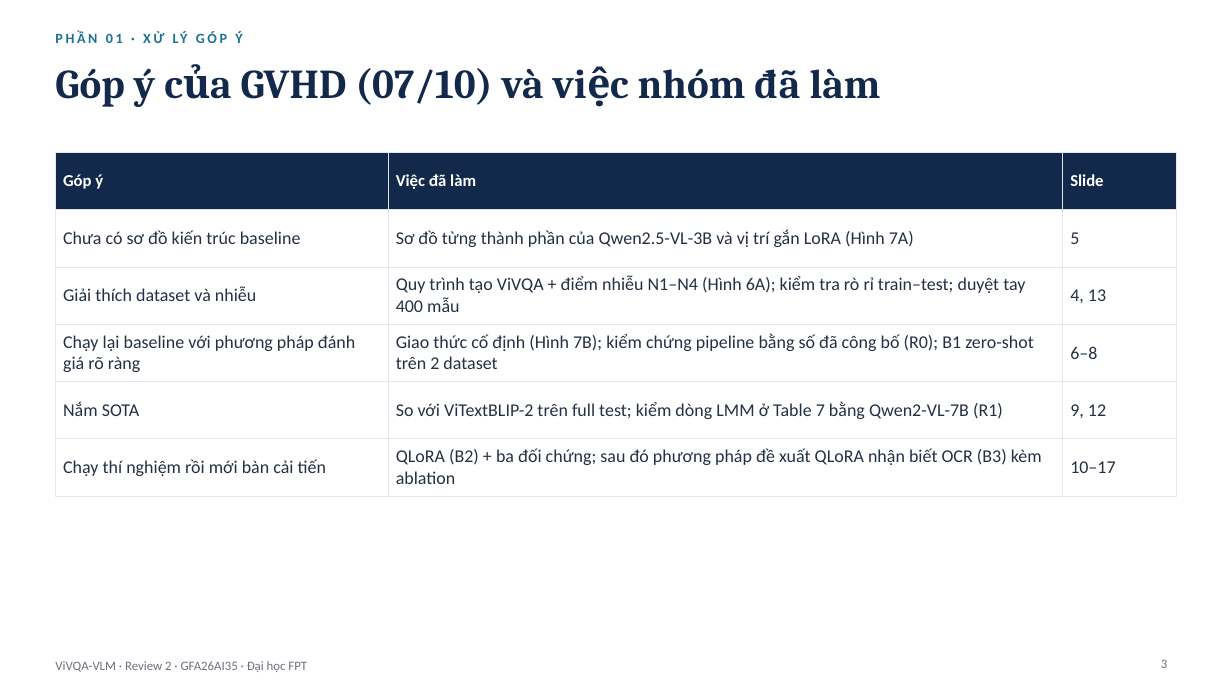
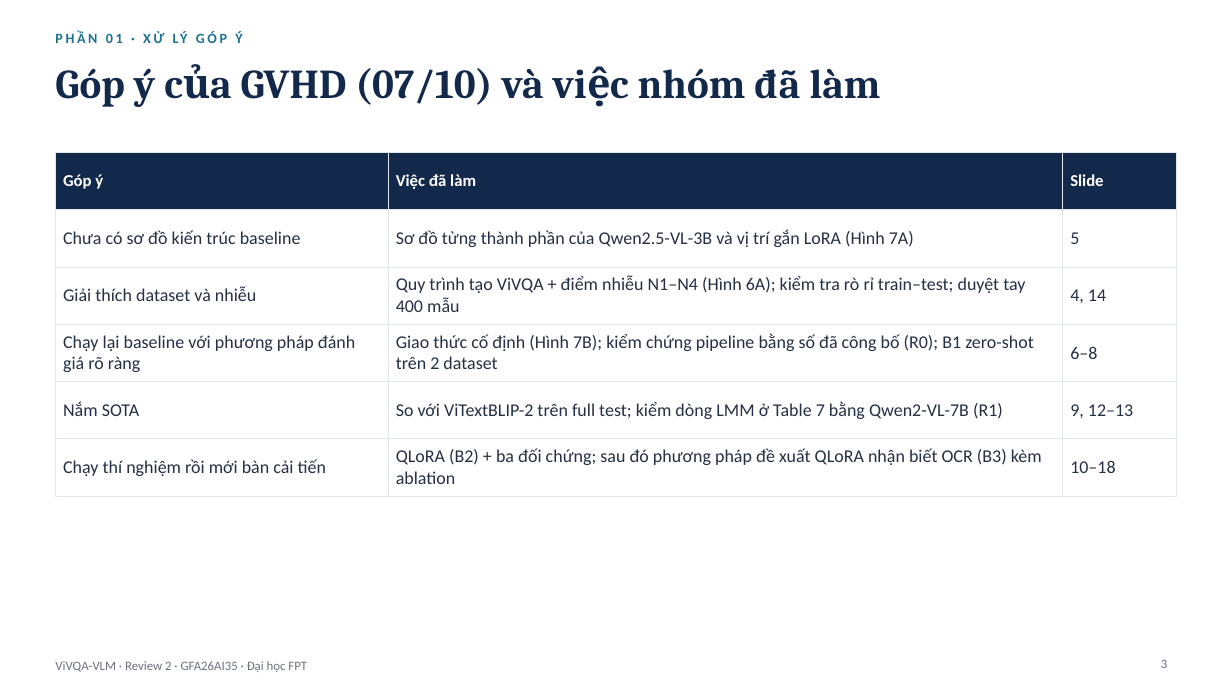
Before and after one commit to PLHGNAOH/ViVQA-VLM, a slide deck: slide 3 of docs/W07/ViVQA-VLM_Review2_TV.pptx. Drawn at 1232x693 pixels with LibreOffice and Linux fonts; fonts in the diff are those of the drawing. Boxes give left, top, right and bottom in pixels: in the first picture for what was removed or moved away, otherwise in the second. Text is boxed around its words. In the diff, an @@ line names an element or a change of style, - is before the commit and + after.

```diff
--- a/docs/W07/ViVQA-VLM_Review2_TV.pptx
+++ b/docs/W07/ViVQA-VLM_Review2_TV.pptx
@@ table at bbox=[55, 152, 1177, 488] @@
-row 3, column 3: 4, 13
+row 3, column 3: 4, 14
-row 5, column 3: 9, 12
+row 5, column 3: 9, 12–13
-row 6, column 3: 10–17
+row 6, column 3: 10–18
```
Also in this commit, not shown: 11 other slides changed, 1 slide added, 3 other files.
